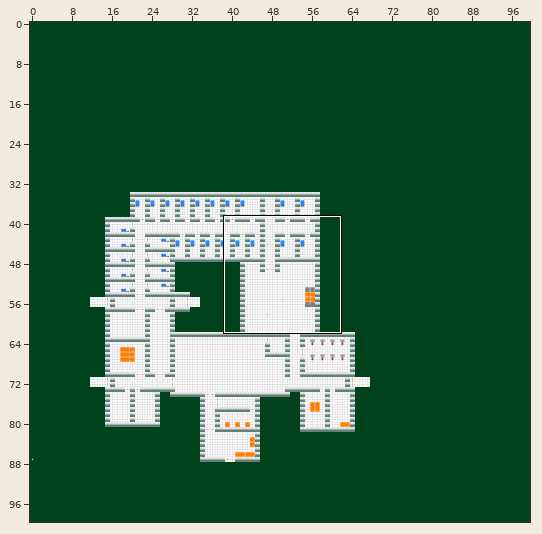
Level history. Tiled map: ALPHA TEX/world1beta2.tmx. Above: a wide view before the commit, with the close-up outlined.
Close-up. Earlier state:
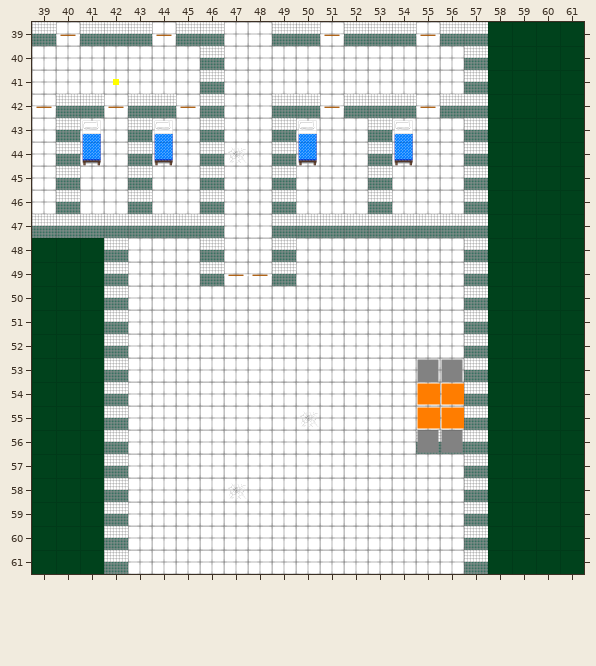
Cells are 64x64 px. Shown: x 39..61, y 39..61. The commit also changed other parts of the map, which this record leaves out.
And afterwards:
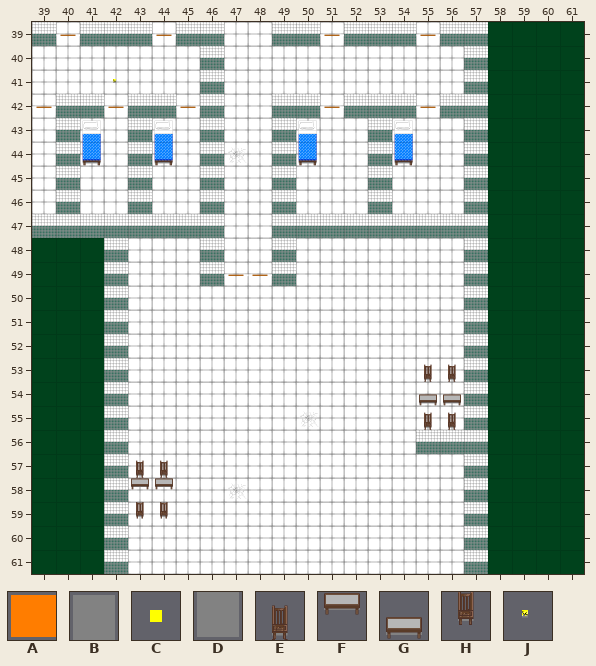
Key: from "alpha_sprite_sheet": A 2, B 13, C 16, D 21; from "furniture_sheet": E 3, F 5, G 6, H 7, J 10.
_ is an empty cell.
Tiles replaced or removed in this view: A, B, C, D.
Diff:
Changed rows in their new state; . is an unchanged cell.
Layer "Statiska objekt":
first column x 43:
53 ............EE
54 ............GG
55 ............EE
56 ............__
57 EE............
58 FF............
59 HH............
Layer "notetiles":
first column x 42:
41 J
Changed places in both close-ups, as pixel boxes (x1, y1, x2, y2):
changed: (113, 79, 119, 85)
changed: (417, 359, 464, 453)
added: (131, 460, 173, 519)
